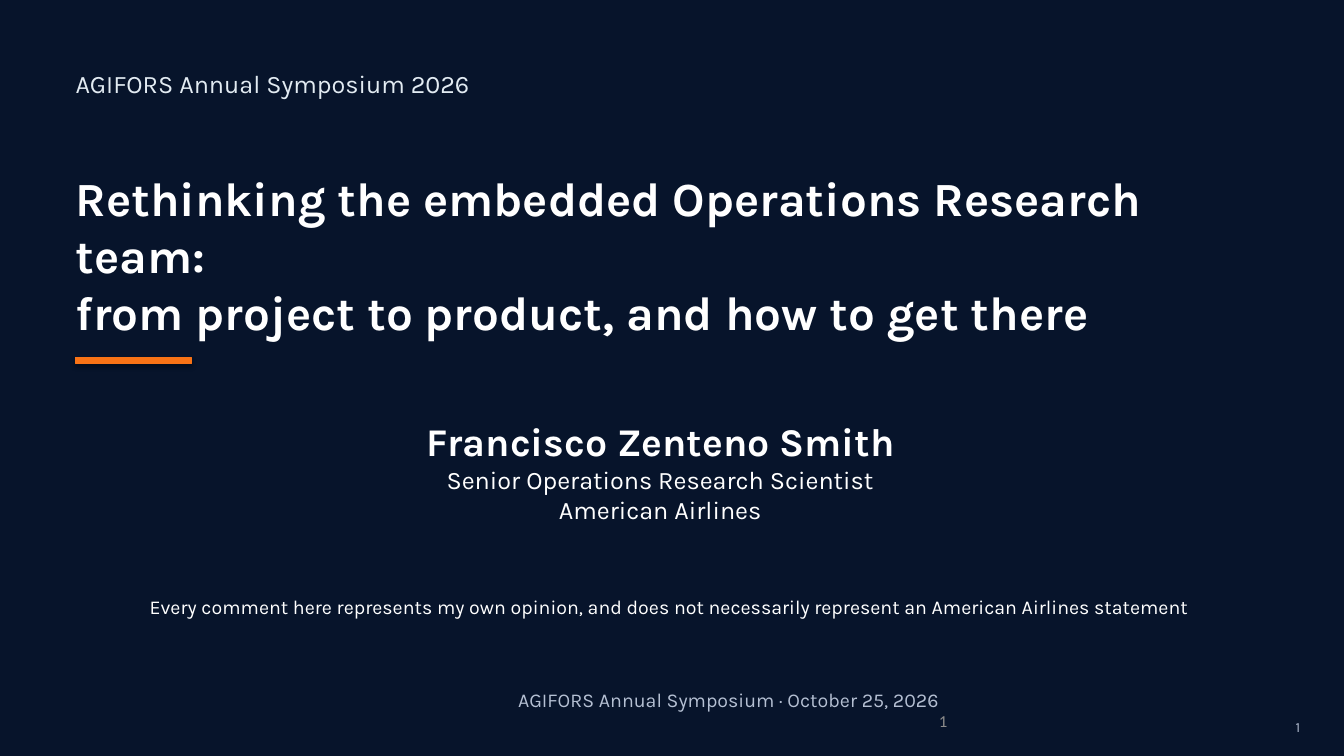
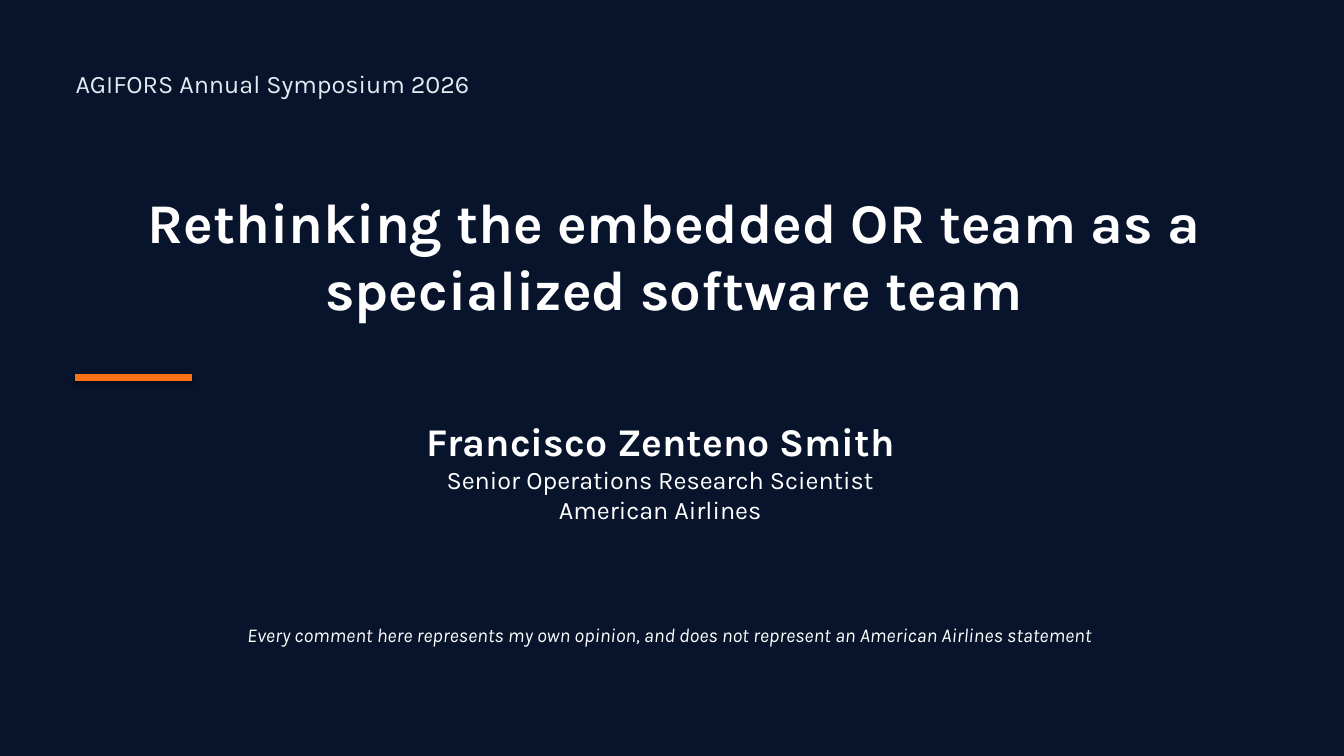
Before and after one commit to sefop/sefop-training-hub, a slide deck: slide 1 of workshops/2026-10-25-agifors-annual-symposium/agifors-sefop.pptx. Drawn at 1344x756 pixels with LibreOffice and Linux fonts; fonts in the diff are those of the drawing. Boxes give left, top, right and bottom in pixels: in the first picture for what was removed or moved away, otherwise in the second. Text is boxed around its words. In the diff, an @@ line names an element or a change of style, - is before the commit and + after.

```diff
--- a/workshops/2026-10-25-agifors-annual-symposium/agifors-sefop.pptx
+++ b/workshops/2026-10-25-agifors-annual-symposium/agifors-sefop.pptx
@@ text "Rethinking the embedded OR team ...": place and size @@
-text "Rethinking the embedded OR team ..." at <box>76,197,1265,312</box>
+text "Rethinking the embedded OR team ..." at <box>148,203,1200,324</box>
@@ text at <box>148,203,1200,324</box>: text changed; size 34 to 40 pt @@
-Rethinking the embedded Operations Research team:
-from project to product, and how to get there
+Rethinking the embedded OR team as a specialized software team
@@ rectangle: place and size @@
-rectangle at <box>76,358,192,364</box>
+rectangle at <box>76,375,192,381</box>
@@ text at <box>247,628,1091,647</box>: text changed; italic on @@
-Every comment here represents my own opinion, and does not necessarily represent an American Airlines statement
+Every comment here represents my own opinion, and does not represent an American Airlines statement
@@ text removed at <box>518,693,939,712</box> @@
-AGIFORS Annual Symposium · October 25, 2026
@@ page number removed at <box>939,716,947,727</box> @@
-1
@@ text removed at <box>1296,723,1301,732</box> @@
-1
```
Also in this commit, not shown: 7 other slides changed, 3 slides added, 4 slides removed, 2 other files.
